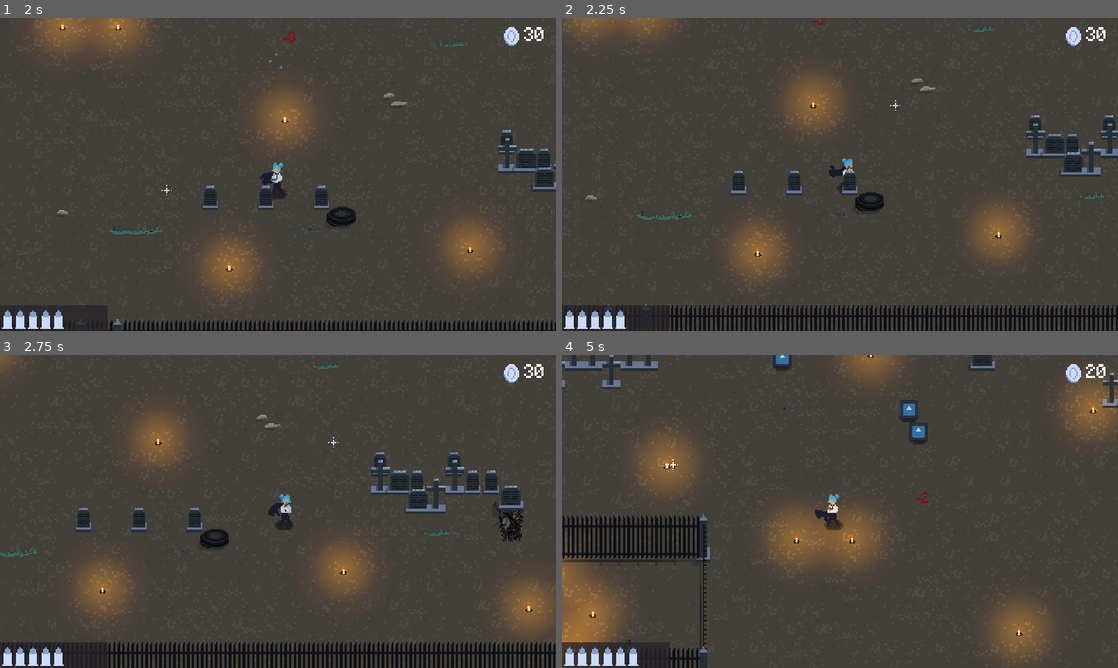
Above: before the commit, frames 1-4 (two rows, left to right).
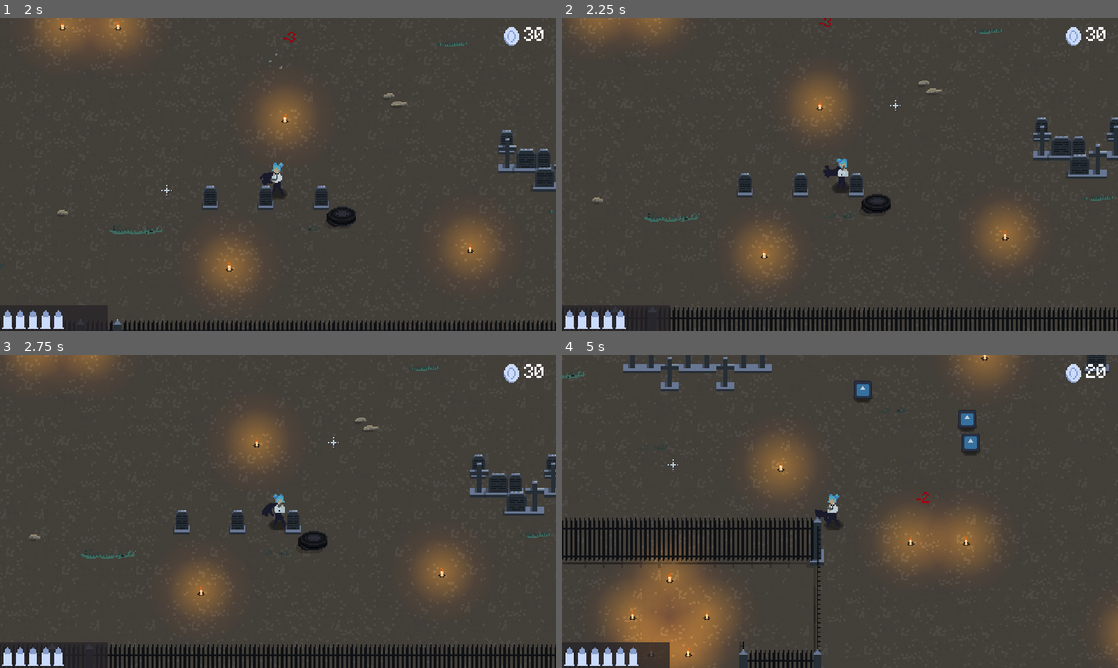
Above: after the commit, the same moments.

Repository: Niimphu/JGJ24
Game: Godot game, scene res://scenes/game/game.tscn
Same seed, same stepped clock (60 frames per second), same inputs: the game is played once before the commit and once after it. The engine's default icon, where the game draws it, is replaced by a stand-in: a white triangle on a blue panel in a dark square.
Inputs (mouse positions are in pixels of both pictures, inside the frame that each line leads up to):
- Up to frame 1 (2 s): tap Enter at 0.5 s; move the mouse to (400, 158) at 0.52 s; hold D (move_right) 0.53-1.28 s; tap Space (roll) at 0.6, 1.55 s; move the mouse to (166, 190) at 1.27 s; hold S (move_down) from 1.28 s (still down); click (166, 190) at 1.35 s
- Up to frame 2 (2.25 s): move the mouse to (895, 105) at 2.02 s; release S (move_down) at 2.03 s; hold D (move_right) from 2.03 s (still down); tap Space (roll) at 2.1 s
- Up to frame 3 (2.75 s): keep holding D (move_right)
- Up to frame 4 (5 s): move the mouse to (812, 574) at 2.77 s; release D (move_right) at 2.78 s; hold W (move_up) 2.78-3.53 s; tap Space (roll) at 2.85, 3.8, 4.35 s; move the mouse to (1006, 558) at 3.52 s; hold A (move_left) from 3.53 s (still down); click (1006, 558) at 3.6 s; tap R (reload) at 4.15 s; move the mouse to (673, 464) at 4.27 s

Frame 1 is identical in both runs. In frame 2, 7.7% of the frame differs, in the area x 0-100%, y 0-100%; in frame 3, 20%; in frame 4, 30%.

Commit message:
variable enemy dmg and i-frames on roll

Diff:
--- a/event_bus.gd
+++ b/event_bus.gd
@@ -1,3 +1,7 @@
 extends Node
 
 signal enemy_died(amount: int, location: Vector2)
+
+signal player_hit(dmg: int, location: Vector2)
+
+#signal player_death
--- a/scenes/entities/enemy.gd
+++ b/scenes/entities/enemy.gd
@@ -5,6 +5,7 @@
 
 @onready var Navigator := $NavigationAgent2D
 @onready var HurtBox := $Hurtbox
+@onready var Hitbox := $Hitbox
 @onready var Animator := $AnimationPlayer
 @onready var Sprite := $Body
 
@@ -13,7 +14,9 @@
 @export var armour := 1
 ## Number of bullets needed to kill this enemy
 @export var health := 1
-##
+## Number of coins to subtract from player on hit
+@export var damage := 10
+## Coins to assign to the player on enemy death
 @export var value := 1
 ##
 @export var height := Vector2(0, -20)
@@ -24,7 +27,8 @@
 
 func _ready():
 	set_process(false)
-	HurtBox.area_entered.connect(_on_area_2d_area_entered)
+	HurtBox.area_entered.connect(_on_hurtbox_entered)
+	Hitbox.area_entered.connect(_on_hitbox_entered)
 	Animator.animation_finished.connect(finished_animation)
 	Navigator.velocity_computed.connect(safe_velocity_computed)
 
@@ -61,16 +65,9 @@
 	move_and_slide()
 
 
-func _on_area_2d_area_entered(_area: Area2D) -> void:
-	health -= 1
-	if health == 0:
-		death_animation()
-
-
 func death_animation():
 	speed = 0
 	Animator.play("death")
-
 
 
 func finished_animation(anim_name: String) -> void:
@@ -78,3 +75,11 @@
 		died.emit()
 		EventBus.enemy_died.emit(value, global_position + height)
 		queue_free()
+
+func _on_hurtbox_entered(_area: Area2D) -> void:
+	health -= 1
+	if health == 0:
+		death_animation()
+
+func _on_hitbox_entered(_area: Area2D) -> void:
+	EventBus.player_hit.emit(-damage, global_position + height)
--- a/scenes/entities/player.gd
+++ b/scenes/entities/player.gd
@@ -45,10 +45,8 @@
 func _ready():
 	Hurtbox.area_entered.connect(_on_hurtbox_entered)
 	Animator.animation_finished.connect(finished_animation)
-
-func _on_hurtbox_entered(area: Area2D) -> void:
-	#play animation
-	pass
+	#EventBus.player_death.connect(player_died)
+
 
 func _physics_process(delta: float) -> void:
 	if resuming:
@@ -209,6 +207,8 @@
 func popup_pos() -> Vector2:
 	return global_position + Vector2(4, -25)
 
+func _on_hurtbox_entered(area: Area2D) -> void:
+	pass   #could add grace period i-frames or knockback
 
 func resume() -> void:
 	resuming = true
--- a/scenes/entities/player.tscn
+++ b/scenes/entities/player.tscn
@@ -175,6 +175,18 @@
 "transitions": PackedFloat32Array(1),
 "update": 1,
 "values": [true]
+}
+tracks/4/type = "value"
+tracks/4/imported = false
+tracks/4/enabled = true
+tracks/4/path = NodePath("PlayerHurtbox/CollisionShape2D:disabled")
+tracks/4/interp = 1
+tracks/4/loop_wrap = true
+tracks/4/keys = {
+"times": PackedFloat32Array(0),
+"transitions": PackedFloat32Array(1),
+"update": 1,
+"values": [false]
 }
 
 [sub_resource type="Animation" id="Animation_t2nq5"]
@@ -264,6 +276,18 @@
 "update": 1,
 "values": [false, true]
 }
+tracks/2/type = "value"
+tracks/2/imported = false
+tracks/2/enabled = true
+tracks/2/path = NodePath("PlayerHurtbox/CollisionShape2D:disabled")
+tracks/2/interp = 1
+tracks/2/loop_wrap = true
+tracks/2/keys = {
+"times": PackedFloat32Array(0, 0.32),
+"transitions": PackedFloat32Array(1, 1),
+"update": 1,
+"values": [true, false]
+}
 
 [sub_resource type="Animation" id="Animation_fidf7"]
 resource_name = "run"
--- a/scenes/game/game.gd
+++ b/scenes/game/game.gd
@@ -21,6 +21,7 @@
 func _ready():
 	CoinCount.text = str(coins)
 	EventBus.enemy_died.connect(_on_enemy_died)
+	EventBus.player_hit.connect(_on_player_hit)
 	Input.mouse_mode = Input.MOUSE_MODE_HIDDEN
 	UpgradeManager.upgrade_selected.connect(spawn_next_wave)
 	WaveManager.wave_complete.connect(wave_complete)
@@ -49,7 +50,8 @@
 
 func update_coins(amount: int, location: Vector2) -> bool:
 	if coins + amount < 0:
-		return false #emit death signal
+		#EventBus.player_death.emit()
+		return false
 	coins += amount
 	CoinCount.text = str(coins)
 	popup(amount, location)
@@ -76,3 +78,6 @@
 
 func _on_enemy_died(amount: int, location: Vector2): #works but does not visually affect counter until roll used
 	update_coins(amount, location)
+
+func _on_player_hit(damage: int, location: Vector2):
+	update_coins(damage, location)
--- a/scenes/game/game.tscn
+++ b/scenes/game/game.tscn
@@ -316,6 +316,18 @@
 [node name="CollisionPolygon2D5" type="CollisionPolygon2D" parent="Entities/NavigationRegion2D/TerrainInfo"]
 polygon = PackedVector2Array(-449.706, -171.363, -449.817, -178.713, -436.473, -179.737, -434.617, -196.496, -430.122, -199.867, -398.283, -199.774, -395.755, -193.781, -398.845, -188.349, -428.811, -187.787, -429.438, -170.806)
 
+[node name="CollisionPolygon2D6" type="CollisionPolygon2D" parent="Entities/NavigationRegion2D/TerrainInfo"]
+polygon = PackedVector2Array(97, 168, 110, 168, 110, 160, 97, 160)
+
+[node name="CollisionPolygon2D7" type="CollisionPolygon2D" parent="Entities/NavigationRegion2D/TerrainInfo"]
+polygon = PackedVector2Array(145, 160, 158, 160, 158, 168, 145, 168)
+
+[node name="CollisionPolygon2D8" type="CollisionPolygon2D" parent="Entities/NavigationRegion2D/TerrainInfo"]
+polygon = PackedVector2Array(193, 168, 206, 168, 206, 160, 193, 160)
+
+[node name="CollisionPolygon2D9" type="CollisionPolygon2D" parent="Entities/NavigationRegion2D/TerrainInfo"]
+polygon = PackedVector2Array(222, 182, 209, 182, 204, 178, 204, 171, 210, 166, 213, 165, 222, 165, 227, 167, 229, 169, 229, 178)
+
 [node name="CollisionShape2D" type="CollisionShape2D" parent="Entities/NavigationRegion2D/TerrainInfo"]
 position = Vector2(-464.488, 83.8679)
 shape = SubResource("RectangleShape2D_p7agq")
